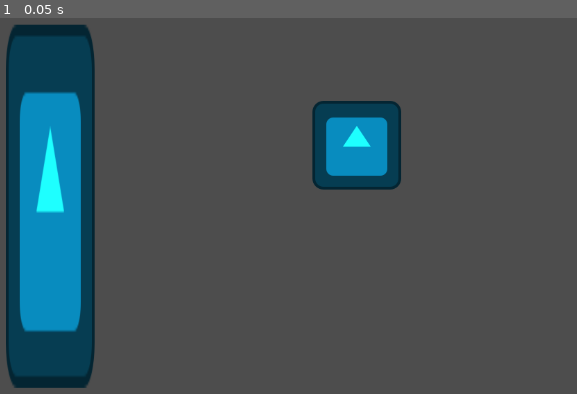
Above: before the commit, frame 1.
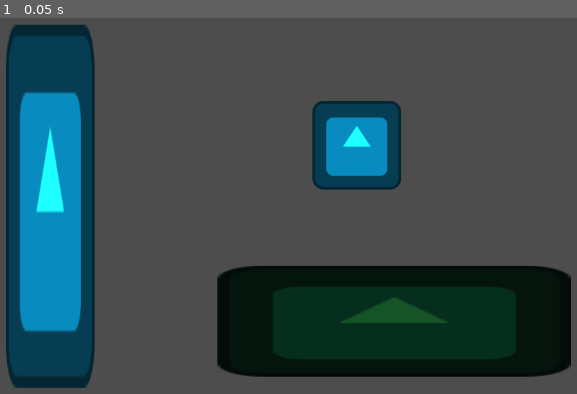
Above: after the commit, the same moment.

Repository: bezark/my-cool-project
Game: Godot game, scene res://icon.tscn
Two runs of this game, one before a commit and one after it. Both use one fixed random seed, a clock stepped at 60 frames per second and the inputs below. The engine's default icon, where the game draws it, is replaced by a stand-in: a white triangle on a blue panel in a dark square.
Inputs:
- Up to frame 1 (0.05 s): no input

The runs differ from the first frame. In frame 1, 18% of the frame differs, in the area x 37-99%, y 65-96%.

Commit message:
add Rachel scene

Diff:
--- /dev/null
+++ b/lab2demo/Rachel.tscn
@@ -0,0 +1,11 @@
+[gd_scene load_steps=2 format=3 uid="uid://d4igwrnmkfr15"]
+
+[ext_resource type="Texture2D" uid="uid://d1wmsrmt0s6wa" path="res://icon.svg" id="1_eo0g2"]
+
+[node name="Rachel" type="Node2D"]
+
+[node name="Icon" type="Sprite2D" parent="."]
+modulate = Color(0.753612, 0.329353, 0.157364, 1)
+position = Vector2(-1, 1)
+scale = Vector2(3.98438, 1.25)
+texture = ExtResource("1_eo0g2")
--- a/lab2demo/icon.tscn
+++ b/lab2demo/icon.tscn
@@ -1,7 +1,8 @@
-[gd_scene load_steps=3 format=3 uid="uid://dli5w4npijdq1"]
+[gd_scene load_steps=4 format=3 uid="uid://dli5w4npijdq1"]
 
 [ext_resource type="Texture2D" uid="uid://d1wmsrmt0s6wa" path="res://icon.svg" id="1_b4oc8"]
 [ext_resource type="PackedScene" uid="uid://bo75edmmkppmq" path="res://john.tscn" id="2_5g6b6"]
+[ext_resource type="PackedScene" uid="uid://d4igwrnmkfr15" path="res://Rachel.tscn" id="3_5u6pt"]
 
 [node name="Icon" type="Sprite2D"]
 modulate = Color(0.117647, 1, 1, 1)
@@ -10,3 +11,6 @@
 
 [node name="John" parent="." instance=ExtResource("2_5g6b6")]
 position = Vector2(-454, -115)
+
+[node name="Rachel" parent="." instance=ExtResource("3_5u6pt")]
+position = Vector2(55, 253)
